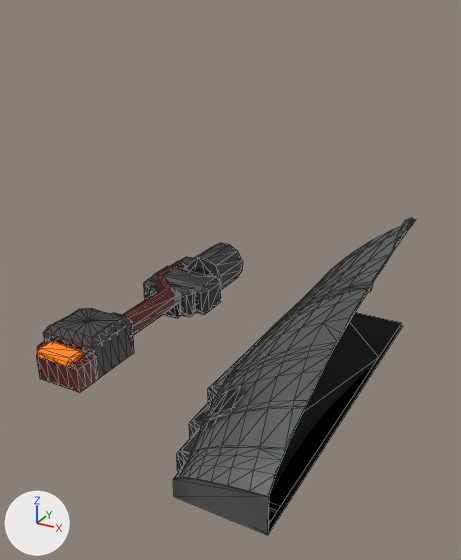
The glTF model public/models/enemies/newshi-115.glb: old version first, new version second.
Rendered twice from a 50 mm lens placed at (1.92, -3.13, 2.22), pointed at (0.25, -0.1, 0.7). The axes (+X, +Y, +Z) are drawn at lower left. The lights are the same throughout. The first picture is the older version. Mesh edges are drawn as thin lines. Vertices at exactly the same position are counted once.

The first picture shows 'newshi-115', 'newshi-115_outline'.
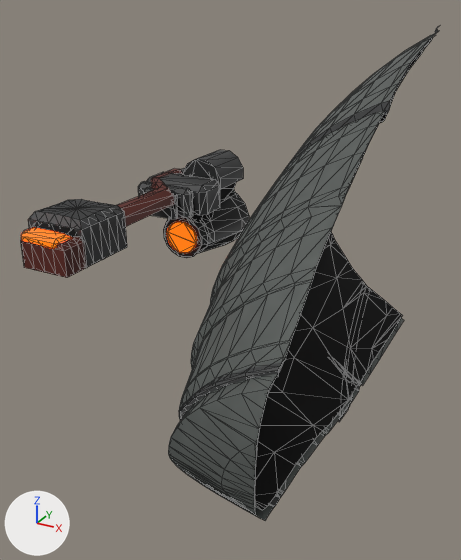
What differs and where, as boxes [x1, y1, x2, y2] in the pictures (461 x 560 px; the box of a moved part takes in the faces that stretch with it):
'newshi-115', reshaped (11% wider, 56% taller): before [37, 218, 415, 535]; after [21, 26, 439, 520]
'newshi-115_outline', reshaped (mostly hidden): before [48, 224, 413, 525]; after [31, 38, 432, 510]
part 1 of me_newshi_115_003, moved or reshaped: before [37, 340, 98, 393]; after [21, 228, 87, 278]
part 2 of me_newshi_115_003, moved or reshaped: before [43, 308, 134, 379]; after [28, 199, 127, 268]
part 3 of me_newshi_115_003, moved or reshaped: before [37, 341, 84, 367]; after [21, 228, 71, 249]
part 4 of me_newshi_115_003, rebuilt (12% wider, 55% taller): before [173, 220, 415, 535]; after [168, 31, 439, 520]
part 5 of me_newshi_115_003, deleted: before [112, 218, 414, 335]
part 6 of me_newshi_115_003, added: after [117, 150, 249, 258]
part 7 of me_newshi_115_003, added: after [179, 359, 286, 507]
part 8 of me_newshi_115_outline0, rebuilt: before [183, 224, 413, 525]; after [254, 38, 432, 510]
part 9 of me_newshi_115_outline0, added (mostly hidden): after [31, 173, 242, 253]
part 10 of me_newshi_115_outline0, deleted (mostly hidden): before [48, 267, 210, 367]

The change, as a diff of the scene's bpy script:
```diff
--- a/public/models/enemies/newshi-115.glb.py
+++ b/public/models/enemies/newshi-115.glb.py
@@ mat_pal_6_nshi115a_seam @@
+mat_pal_6_nshi115a_seam = bpy.data.materials.new('pal_6_nshi115a_seam')
+# colours: dark grey #515151
+# uses the picture img_talon_colour
+# uses the picture img_talon_rm
@@ mat_pal_3_nshi115a_head @@
+mat_pal_3_nshi115a_head = bpy.data.materials.new('pal_3_nshi115a_head')
+# colours: black #282828
+# uses the picture img_talon_colour
+# uses the picture img_talon_rm
@@ mat_pal_9_nshi115a_rib @@
+mat_pal_9_nshi115a_rib = bpy.data.materials.new('pal_9_nshi115a_rib')
+# colours: grey #797979
+# uses the picture img_talon_colour
+# uses the picture img_talon_rm
@@ me_newshi_115_003 @@
-me_newshi_115_003.from_pydata(...)  # 610 vertices, 1064 faces; spans x -0.92..1.01, y -1.13..1.18, z 0.0..0.84
+me_newshi_115_003.from_pydata(...)  # 964 vertices, 1547 faces; spans x -0.92..1.01, y -1.28..1.18, z 0.01..2.07
+# me_newshi_115_003 part 1: the loose piece of 46 vertices spanning x -0.92..-0.5, y -0.66..-0.48, z 0.0..0.19 is moved by (0.0, 0.0, 0.77)
+# me_newshi_115_003 part 2: the loose piece of 61 vertices spanning x -0.92..-0.5, y -0.5..-0.1, z 0.0..0.28 is moved by (0.0, 0.0, 0.77)
+# me_newshi_115_003 part 3: the loose piece of 20 vertices spanning x -0.84..-0.55, y -0.66..-0.52, z 0.16..0.22 is moved by (0.0, 0.0, 0.77)
+# me_newshi_115_003 part 4: the loose piece of 275 vertices spanning x 0.25..1.01, y -1.13..1.18, z 0.0..0.83 is rebuilt with 472 vertices and now spans x 0.25..1.01, y -1.28..1.18, z 0.03..2.04
+# me_newshi_115_003 part 5: 8 loose pieces with 208 vertices, spanning x -0.92..1.01, y -0.13..1.18, z 0.0..0.84, are deleted
+# me_newshi_115_003 part 6: 241 vertices added at x -0.92..-0.28, y -0.13..1.18, z 0.44..1.15
+# me_newshi_115_003 part 7: 45 vertices added at x 0.51..1.01, y -1.08..-0.99, z 0.11..0.85
+# other edits to the shape of me_newshi_115_003 do not show in these pictures
 me_newshi_115_003.materials.append(mat_pal_8_nshi115a_dome)
-me_newshi_115_003.materials.append(mat_pal_8_nshi115a_rib)
-me_newshi_115_003.materials.append(mat_pal_4_nshi115a_plinth)
 me_newshi_115_003.materials.append(mat_pal_7_nshi115a_groove)
@@ me_newshi_115_003 @@
 me_newshi_115_003.materials.append(mat_pal_1_nshi115a_belly)
+me_newshi_115_003.materials.append(mat_pal_9_nshi115a_rib)
+me_newshi_115_003.materials.append(mat_pal_6_nshi115a_seam)
+me_newshi_115_003.materials.append(mat_pal_3_nshi115a_head)
@@ me_newshi_115_outline0 @@
-me_newshi_115_outline0.from_pydata(...)  # 274 vertices, 427 faces; spans x -0.9..1.0, y -1.11..1.17, z 0.02..0.8
+me_newshi_115_outline0.from_pydata(...)  # 338 vertices, 532 faces; spans x -0.89..1.0, y -1.25..1.17, z 0.05..2.02
+# me_newshi_115_outline0 part 8: the loose piece of 112 vertices spanning x 0.28..1.0, y -1.11..1.17, z 0.02..0.8 is rebuilt with 181 vertices and now spans x 0.28..1.0, y -1.25..1.17, z 0.05..2.02
+# me_newshi_115_outline0 part 9: a new loose piece of 157 vertices spanning x -0.89..-0.32, y -0.63..1.17, z 0.39..1.13, in mat_outline_shell (black #000000)
+# me_newshi_115_outline0 part 10: the loose piece of 162 vertices spanning x -0.9..-0.35, y -0.64..1.17, z 0.02..0.35 is deleted
 me_newshi_115_outline0.materials.append(mat_outline_shell)
```
